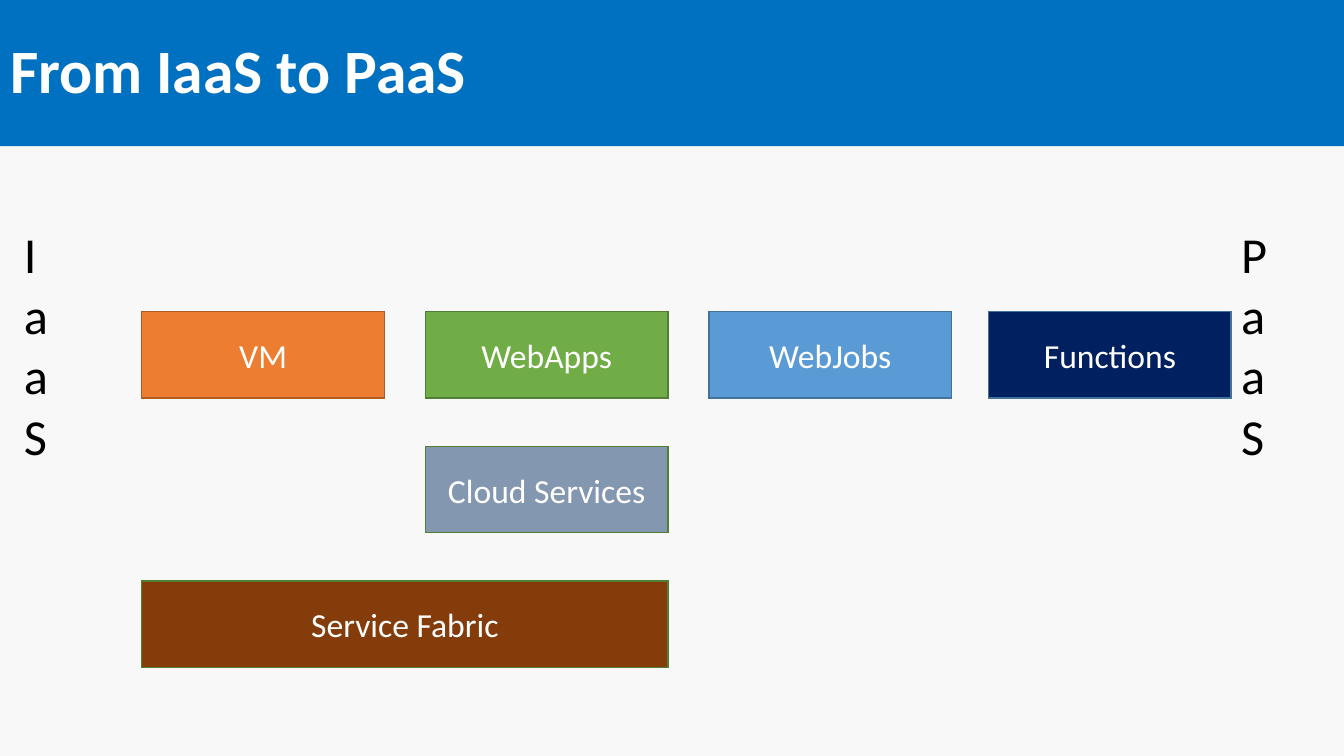
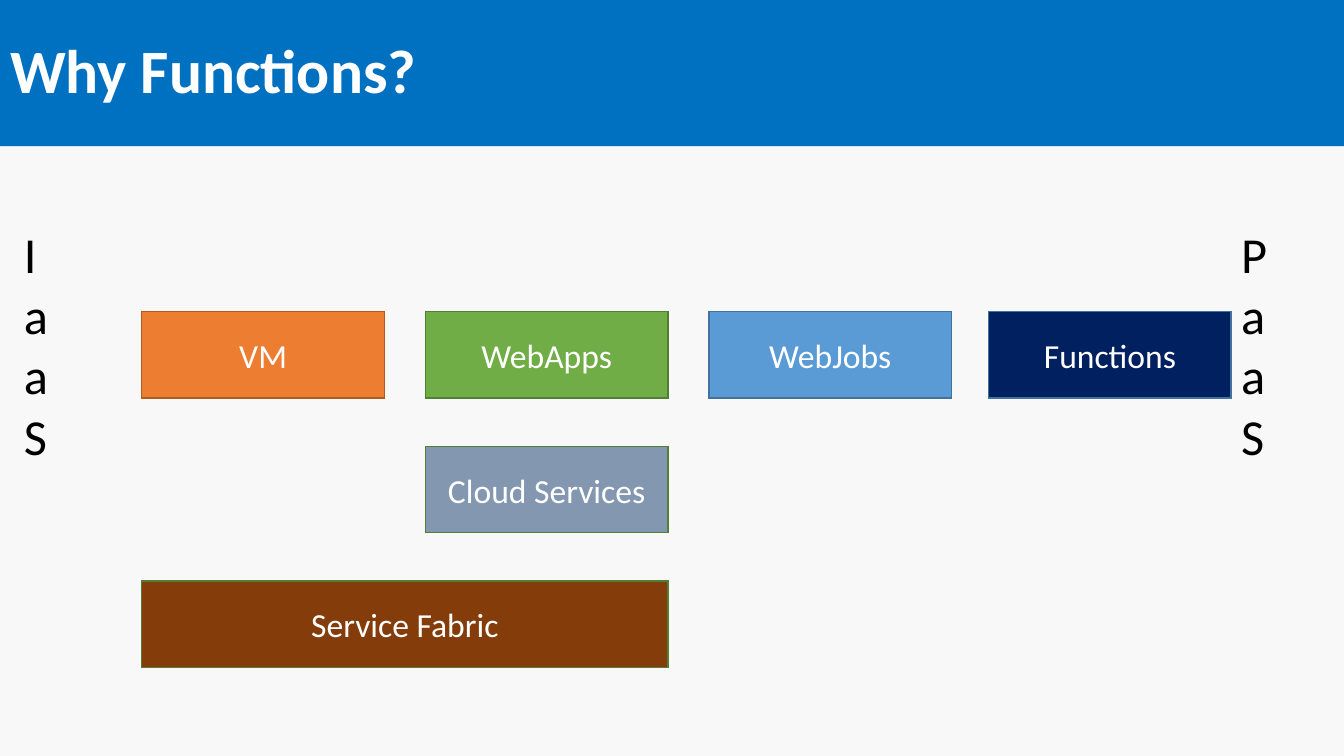
Before and after one commit to SeanFeldman/AzureFunctions-DotNet-YYC, a slide deck: slide 2 of AzureFunctions.pptx. Drawn at 1344x756 pixels with LibreOffice and Linux fonts; fonts in the diff are those of the drawing. Boxes give left, top, right and bottom in pixels: in the first picture for what was removed or moved away, otherwise in the second. Text is boxed around its words. In the diff, an @@ line names an element or a change of style, - is before the commit and + after.

```diff
--- a/AzureFunctions.pptx
+++ b/AzureFunctions.pptx
@@ title at (x1=10, y1=49, x2=416, y2=103): text changed @@
-From IaaS to PaaS
+Why Functions?
```
Also in this commit, not shown: 2 other slides changed.
